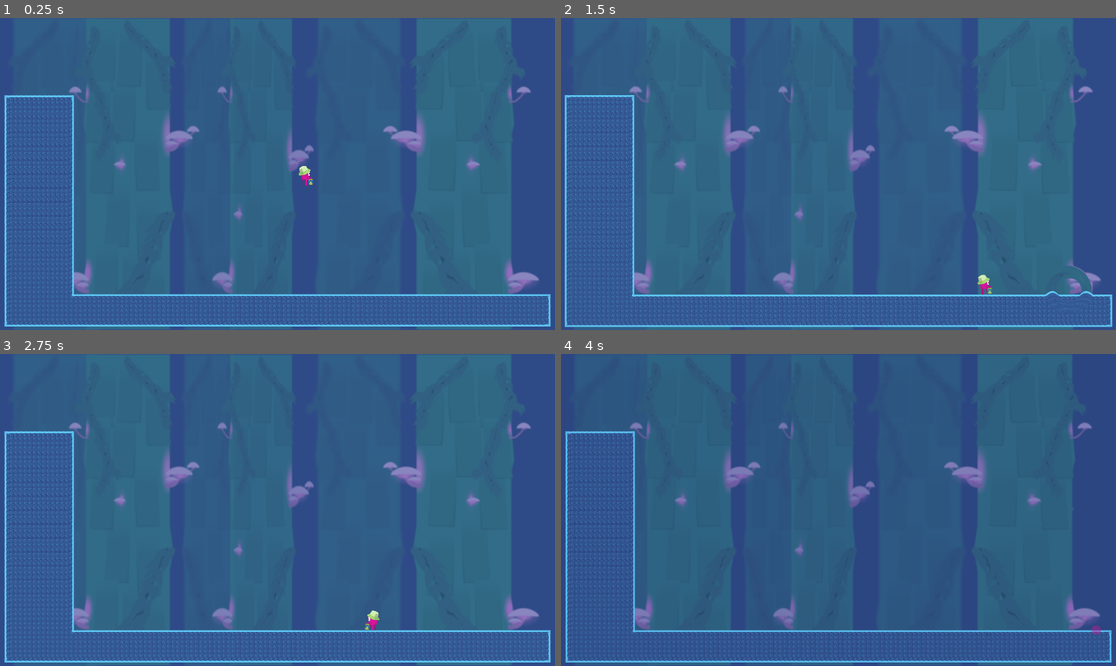
Above: before the commit, frames 1-4 (two rows, left to right).
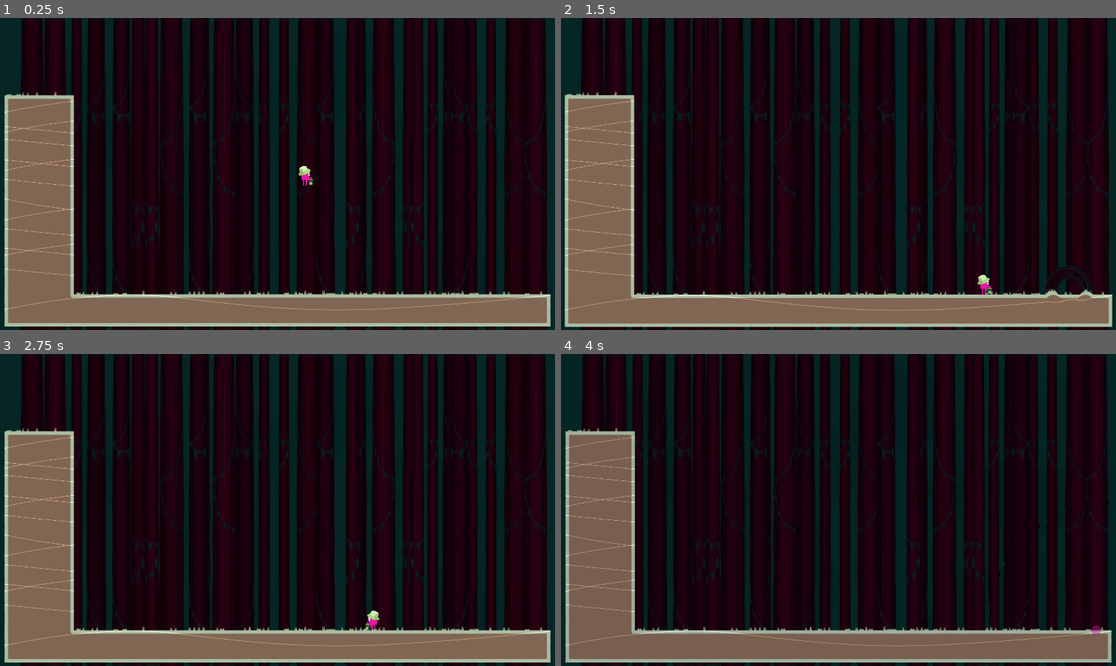
Above: after the commit, the same moments.

Repository: OsamaElHariri/oriks_lantern
Game: Godot game, scene res://gameplay/world/levels/LevelTest0.tscn
Two runs of this game, one before a commit and one after it. Both use one fixed random seed, a clock stepped at 60 frames per second and the inputs below.
Inputs:
- Up to frame 1 (0.25 s): no input
- Up to frame 2 (1.5 s): hold X (dash) 0.53-1.28 s; hold Right (ui_right) from 0.53 s (still down); tap C (jump) at 0.77 s; tap X (dash) at 1.35 s
- Up to frame 3 (2.75 s): tap C (jump) at 1.52 s; release Right (ui_right) at 2.03 s; hold Left (ui_left) from 2.03 s (still down); hold X (dash) from 2.03 s (still down)
- Up to frame 4 (4 s): release Left (ui_left) at 2.78 s; release X (dash) at 2.78 s; hold Right (ui_right) from 2.78 s (still down); tap X (dash) at 2.85 s; tap C (jump) at 3.02, 3.77 s; hold X (dash) from 3.53 s (still down)

The runs differ from the first frame. In frame 1, 100% of the frame differs, in the area x 0-100%, y 0-100%; in frame 2, 100%; in frame 3, 100%; in frame 4, 100%.

Commit message:
Add basic platform decor and change background sprite

Diff:
--- a/gameplay/world/level_origin/LevelOrigin.gd
+++ b/gameplay/world/level_origin/LevelOrigin.gd
@@ -1,14 +1,34 @@
 extends Node2D
 
+var grass = [
+	preload("res://gameplay/world/level_origin/grass1.png"),
+	preload("res://gameplay/world/level_origin/grass2.png"),
+	preload("res://gameplay/world/level_origin/grass3.png"),
+]
+var top_cell_coords = []
 
 func _ready():
-	print(OS.window_size)
 	var platforms = get_node_or_null("Platforms")
 	if platforms != null:
 		for platform in platforms.get_children():
 			draw_platform_in_tilemap(platform)
 		$TileMap.update_bitmask_region()
+		for pos in top_cell_coords:
+			var auto_tile_coord = $TileMap.get_cell_autotile_coord(pos.x, pos.y)
+			if (auto_tile_coord == Vector2(1, 0) \
+				or auto_tile_coord == Vector2(1, 5)) \
+				and randf() < 0.6:
+				var sprite = Sprite.new()
+				sprite.texture = get_random_texture()
+				sprite.position = $TileMap.map_to_world(pos)
+				sprite.z_index = 10
+				sprite.offset = Vector2(sprite.offset.x, -sprite.texture.get_size().y / 1.95)
+				sprite.scale = Vector2(sign(randf() - 0.5), 1.2 - randf() * 0.4)
+				sprite.rotation_degrees = 3 - 6 * randf()
 
+				var modulate_multiplier = 0.9 - randf() * 0.1
+				sprite.modulate = Color(modulate_multiplier, modulate_multiplier, modulate_multiplier, 1)
+				add_child(sprite)
 
 func draw_platform_in_tilemap(platform):
 	var platform_size = platform.texture.get_size()
@@ -21,6 +41,10 @@
 		current_x = top_left.x
 		while current_x < bottom_right.x:
 			var map_pos = $TileMap.world_to_map(Vector2(current_x, current_y))
+			if current_y == top_left.y: top_cell_coords.append(map_pos)
 			$TileMap.set_cell(map_pos.x, map_pos.y, 0)
 			current_x += $TileMap.cell_size.x
 		current_y += $TileMap.cell_size.y
+
+func get_random_texture():
+	return grass[randi() % grass.size()]
--- a/gameplay/world/level_origin/LevelOrigin.tscn
+++ b/gameplay/world/level_origin/LevelOrigin.tscn
@@ -94,8 +94,10 @@
 texture = ExtResource( 6 )
 
 [node name="TileMap" type="TileMap" parent="."]
+light_mask = 2
 tile_set = SubResource( 3 )
 cell_size = Vector2( 16, 16 )
 cell_quadrant_size = 8
 cell_custom_transform = Transform2D( 16, 0, 0, 16, 0, 0 )
+occluder_light_mask = 2
 format = 1
--- a/gameplay/world/levels/LevelTest0.tscn
+++ b/gameplay/world/levels/LevelTest0.tscn
@@ -1,6 +1,7 @@
-[gd_scene load_steps=4 format=2]
+[gd_scene load_steps=5 format=2]
 
 [ext_resource path="res://gameplay/world/level_origin/LevelOrigin.tscn" type="PackedScene" id=1]
+[ext_resource path="res://gameplay/world/level_origin/wood_mask.png" type="Texture" id=2]
 [ext_resource path="res://gameplay/actor/player/player/Player.tscn" type="PackedScene" id=3]
 [ext_resource path="res://gameplay/platform/basic_platform/BasicPlatform.tscn" type="PackedScene" id=4]
 
@@ -20,3 +21,9 @@
 [node name="BasicPlatform2" parent="LevelOrigin/Platforms" instance=ExtResource( 4 )]
 position = Vector2( -824, 72 )
 scale = Vector2( 60, 172 )
+
+[node name="Light2D" type="Light2D" parent="LevelOrigin"]
+light_mask = 2
+texture = ExtResource( 2 )
+range_item_cull_mask = 2
+shadow_item_cull_mask = 2
Binary file changed: gameplay/actor/player/player/hand.png
Binary file changed: gameplay/actor/player/player/leg.png
Binary file changed: gameplay/actor/player/player/torso.png
Not shown: 2 places in gameplay/world/level_origin/LevelOrigin.tscn that only renumber resources
Binary file changed: gameplay/world/level_origin/background.png
Binary file added: gameplay/world/level_origin/grass1.png
Not shown, added: gameplay/world/level_origin/grass1.png.import
Binary file added: gameplay/world/level_origin/grass2.png
Not shown, added: gameplay/world/level_origin/grass2.png.import
Binary file added: gameplay/world/level_origin/grass3.png
Not shown, added: gameplay/world/level_origin/grass3.png.import
Binary file changed: gameplay/world/level_origin/tileset.png
(and 2 more such lines)
